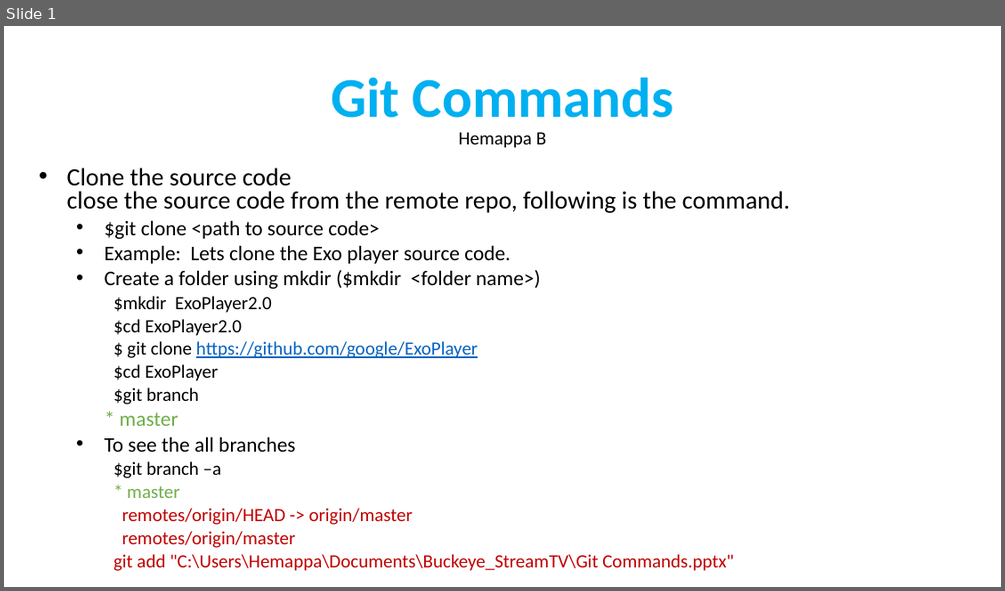
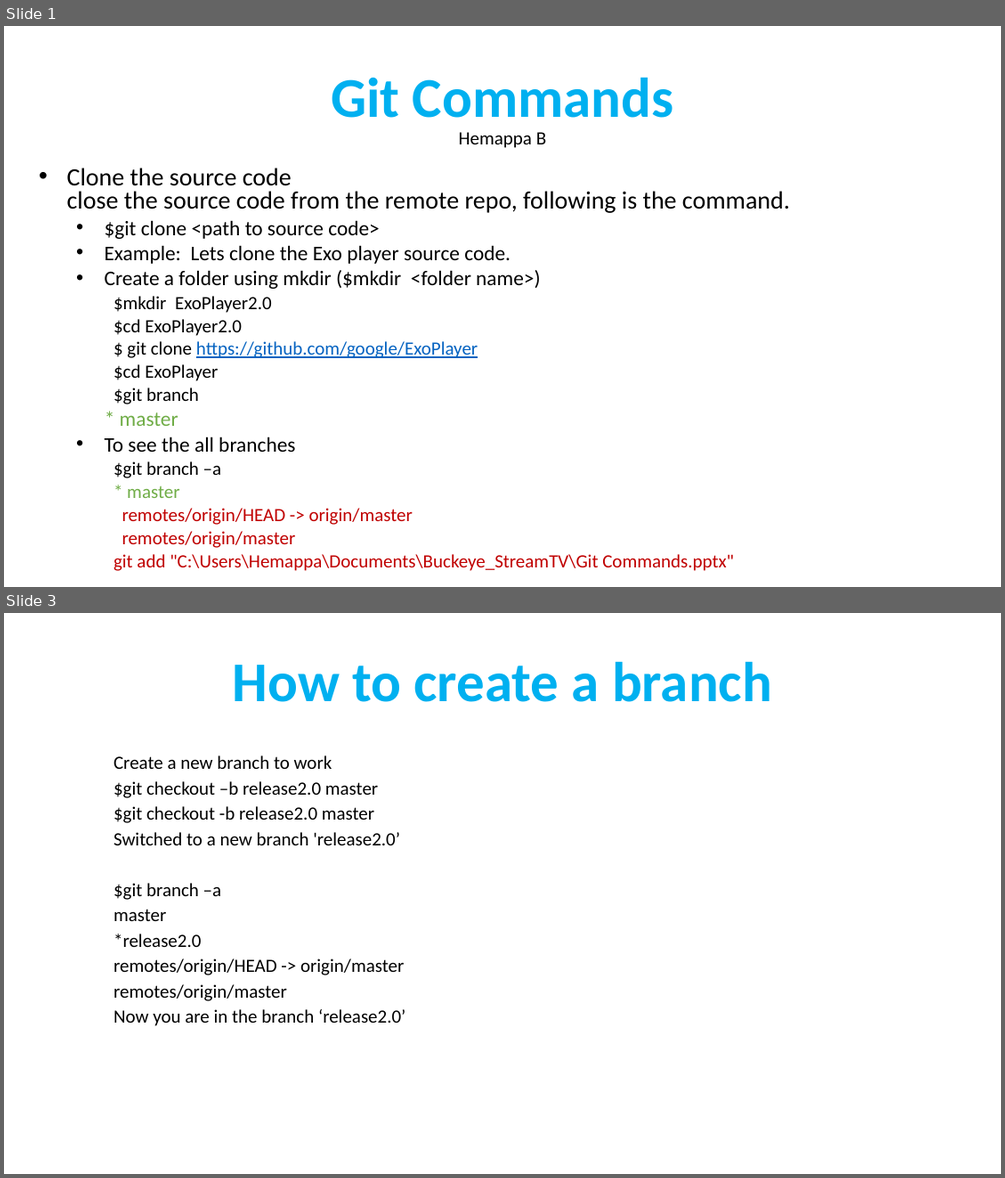
Before and after one commit to hemappab/docs, a slide deck: Git Commands.pptx. Shown one above the other, each under a label of ours: slide 1 before the commit, slides 1 and 3 after it; the slides between them are not shown. The pictures are 1005x591 and 1005x1178 pixels, drawn with LibreOffice and Linux fonts; fonts in the diff are those of the drawing. Boxes give left, top, right and bottom in pixels: in the first picture for what was removed or moved away, otherwise in the second. Text is boxed around its words. In the diff, an @@ line names an element or a change of style, - is before the commit and + after.

```diff
--- a/Git Commands.pptx
+++ b/Git Commands.pptx
@@ slide 3 added at [4, 613, 1001, 1174], background #FFFFFF @@
@@ title added at [233, 661, 772, 702], 54 pt, text #00B0F0, bold @@
+How to create a branch
@@ subtitle added at [113, 755, 405, 1026], 18 pt, text #000000 @@
+    Create a new branch to work
+    $git checkout –b release2.0 master
+    $git checkout -b release2.0 master
+    Switched to a new branch 'release2.0’
+    $git branch –a
+    master
+    *release2.0
+    remotes/origin/HEAD -> origin/master
+    remotes/origin/master
+    Now you are in the branch ‘release2.0’
```
Also in this commit, not shown: 1 slide changed.
